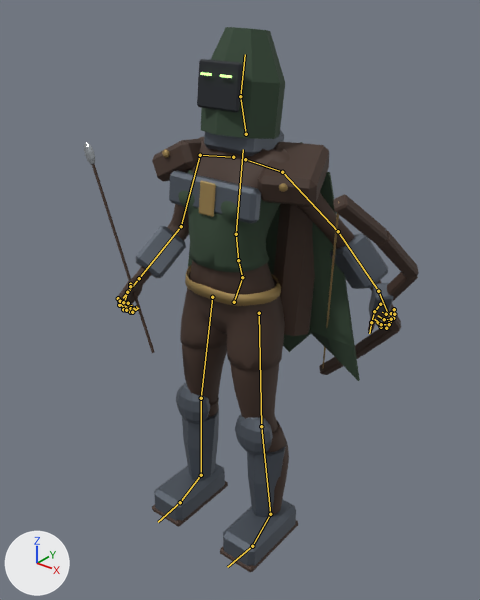
Renders of the FBX model MobileGame/Assets/Art/DarkFantasy/Models/Ranger_Woman.fbx from each side of a commit.
One viewpoint serves both versions: a 50 mm lens placed at (1.276, -1.587, 1.893), pointed at (0.105, -0.124, 0.985). The axes (+X, +Y, +Z) are drawn at lower left. The lights are the same throughout. The older version comes first. Both versions are drawn at frame 12 of the action 'Ranger_WomanSkeleton|Cast'; the numbers are the values there. The bones that change, and the others that lie on the model, are drawn over the model as lines.

The first picture shows 'Ranger_Woman'.
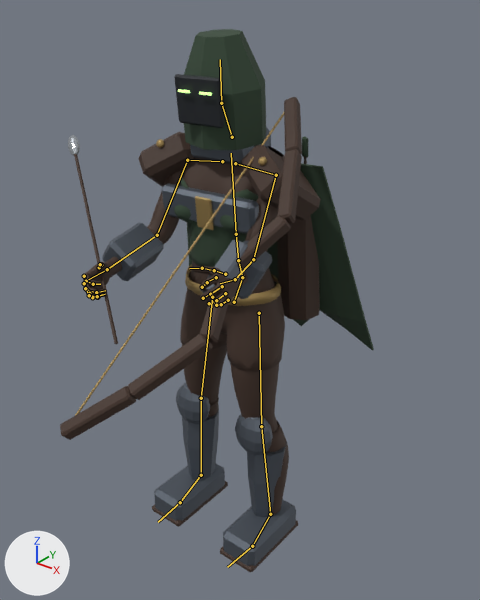
The change in detail:
Bone 'spine_03' (bone_spine_03) turns from (-7, 0, 0) to (6, 5, 0) degrees about its own x, y and z.
Bone 'upperarm_l' (bone_upperarm_l) turns from (-32, -1, -1) to (37, 4, -35) degrees about its own x, y and z.
Bone 'lowerarm_l' (bone_lowerarm_l) turns from (-26, 0, 0) to (23, 9, 31) degrees about its own x, y and z.
Bone 'upperarm_r' (bone_upperarm_r) turns from (-1, 1, 28) to (39, -3, 36) degrees about its own x, y and z.
Bone 'lowerarm_r' (bone_lowerarm_r) turns from (0, 0, 0) to (6, 5, -3) degrees about its own x, y and z.

Where the change shows, as pixel boxes [x1, y1, x2, y2] in the pictures (480 x 600 px):
'Ranger_Woman', posed
    before: [84, 27, 419, 572]
    after: [60, 29, 374, 572]
bone 'spine_03', root to tip
    before: (236, 234) to (243, 149)
    after: (236, 234) to (231, 153)
bone 'upperarm_l', root to tip
    before: (282, 172) to (338, 231)
    after: (276, 175) to (253, 259)
bone 'lowerarm_l', root to tip
    before: (338, 231) to (378, 291)
    after: (253, 259) to (235, 279)
bone 'upperarm_r', root to tip
    before: (200, 155) to (181, 226)
    after: (187, 160) to (157, 235)
bone 'lowerarm_r', root to tip
    before: (181, 226) to (139, 278)
    after: (157, 235) to (107, 269)
